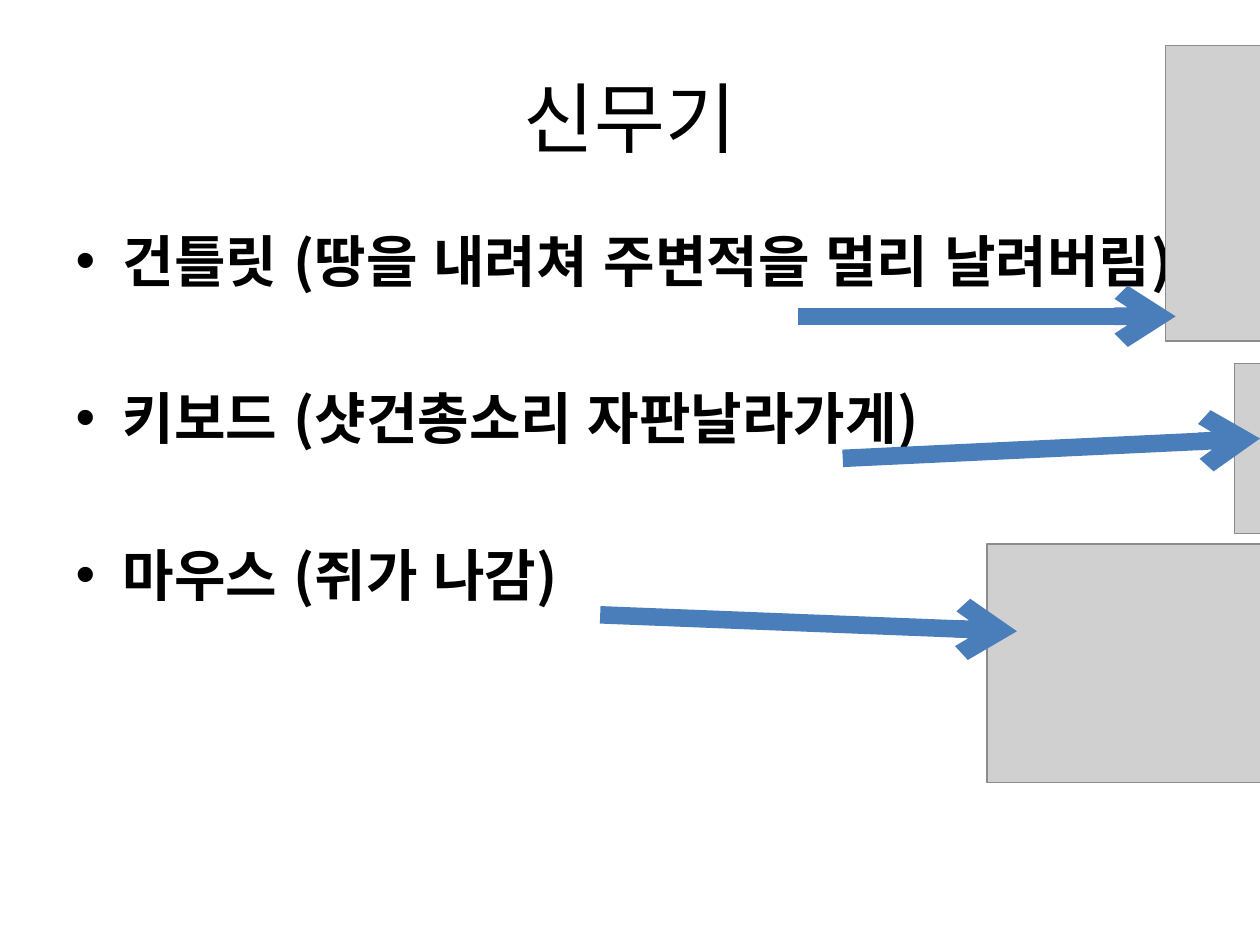
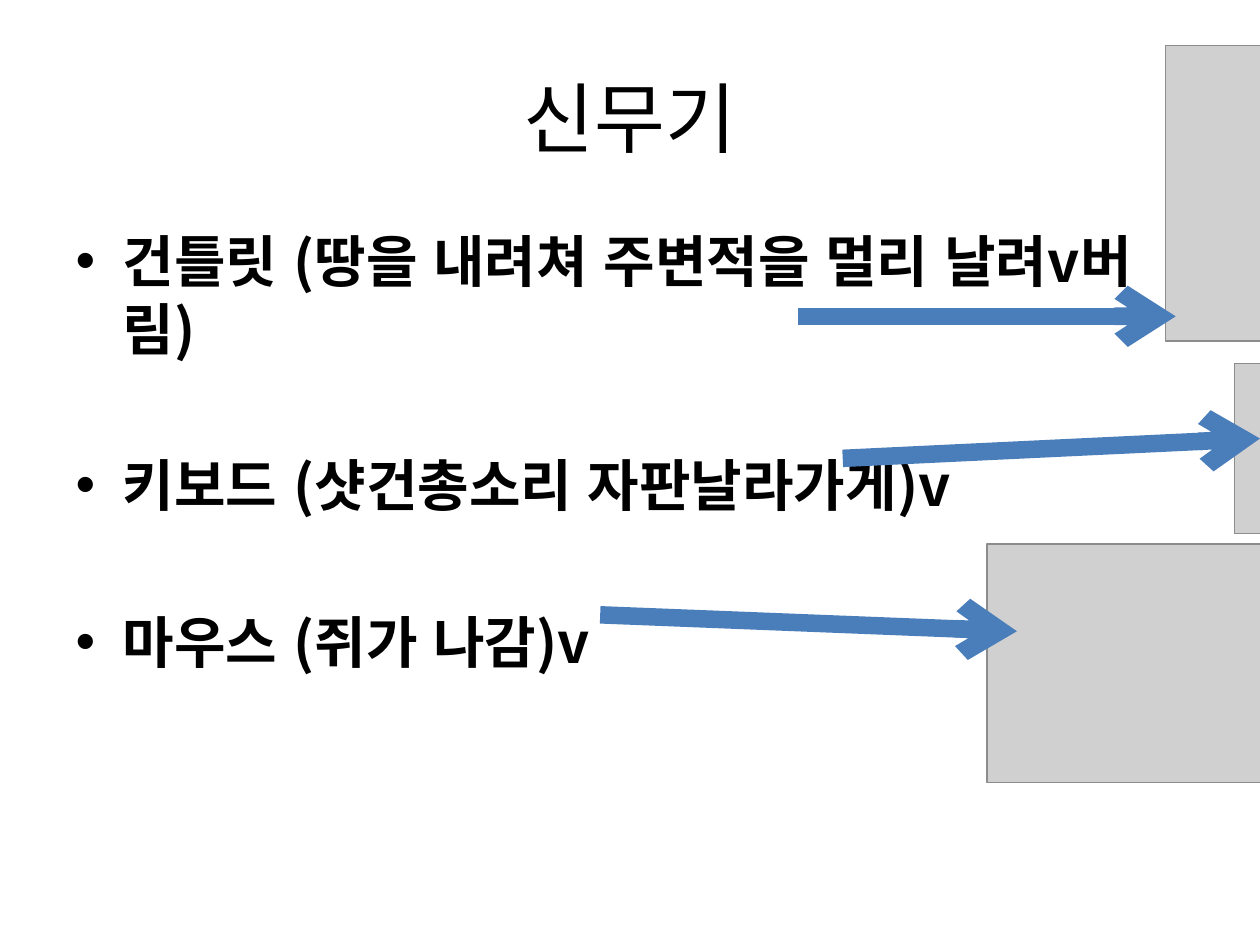
Before and after one commit to gkdlgndpdu/EscapeJail, a slide deck: slide 27 of EscapeJail/Assets/기획/스테이지1기획.pptx. Drawn at 1260x945 pixels with LibreOffice and Linux fonts; fonts in the diff are those of the drawing; grey boxes stand for pictures. Boxes give left, top, right and bottom in pixels: in the first picture for what was removed or moved away, otherwise in the second. Text is boxed around its words. In the diff, an @@ line names an element or a change of style, - is before the commit and + after.

Commit message:
무기만든것 ppt수정

```diff
--- a/EscapeJail/Assets/기획/스테이지1기획.pptx
+++ b/EscapeJail/Assets/기획/스테이지1기획.pptx
@@ text at [123, 235, 1132, 674]: text changed @@
-• 건틀릿 (땅을 내려쳐 주변적을 멀리 날려버림)
-• 키보드 (샷건총소리 자판날라가게)
-• 마우스 (쥐가 나감)
+• 건틀릿 (땅을 내려쳐 주변적을 멀리 날려v버림)
+• 키보드 (샷건총소리 자판날라가게)v
+• 마우스 (쥐가 나감)v
```
Also in this commit, not shown: 4 other slides changed.
